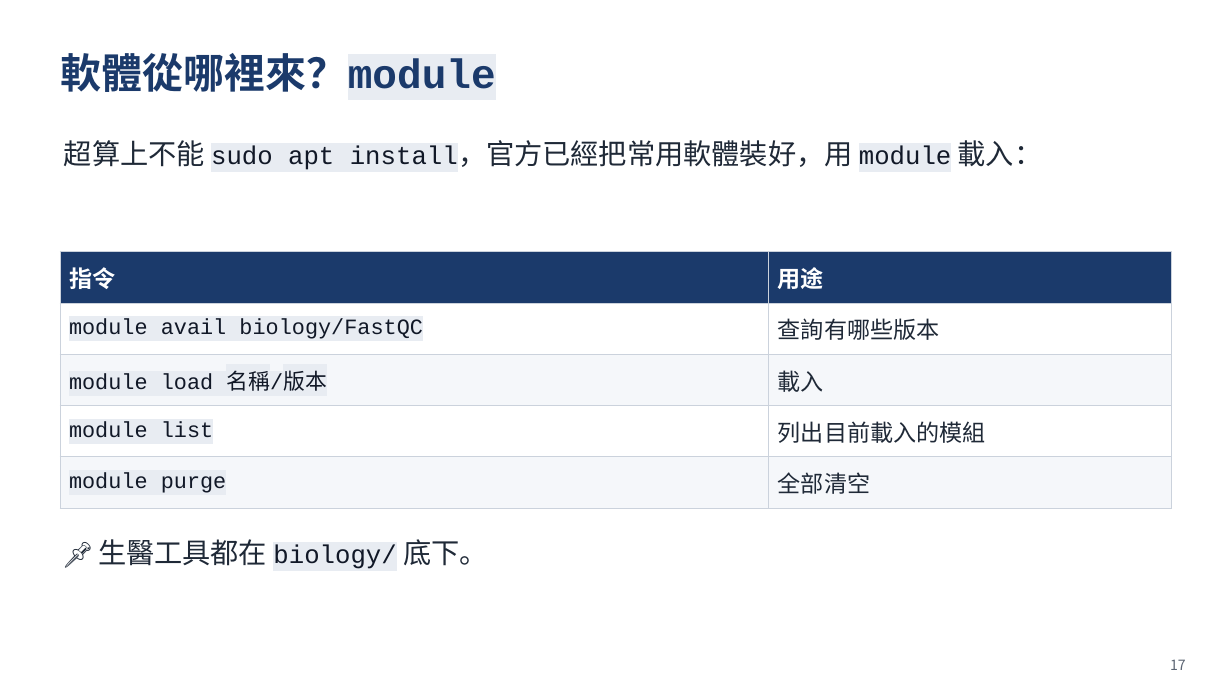
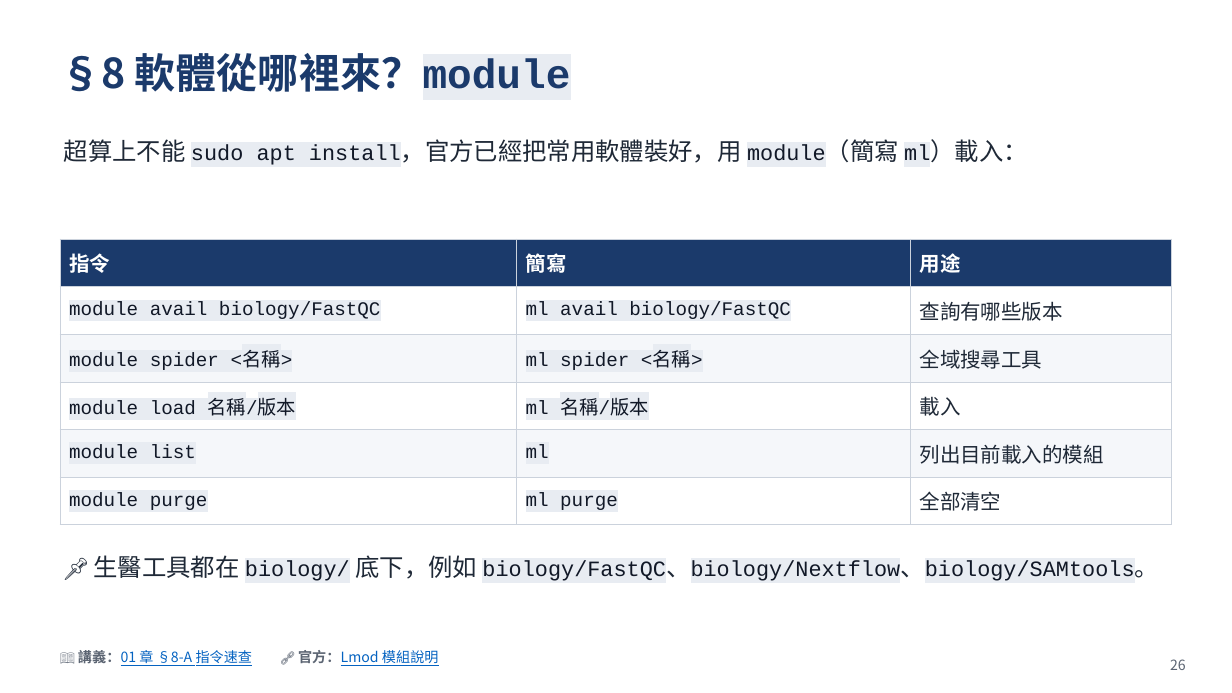
Before and after one commit to gemini960114/Nano4-Docs, a slide deck: slide 26 of slide.pptx (slide 17 before the commit). Drawn at 1232x693 pixels with LibreOffice and Linux fonts; fonts in the diff are those of the drawing. Boxes give left, top, right and bottom in pixels: in the first picture for what was removed or moved away, otherwise in the second. Text is boxed around its words. In the diff, an @@ line names an element or a change of style, - is before the commit and + after.

```diff
--- a/slide.pptx
+++ b/slide.pptx
@@ text at [60,53,571,92]: text changed @@
-軟體從哪裡來？module
+§8 軟體從哪裡來？module
@@ text at [64,139,1027,165]: text changed; size 22 to 19 pt @@
-超算上不能 sudo apt install，官方已經把常用軟體裝好，用 module 載入：
+超算上不能 sudo apt install，官方已經把常用軟體裝好，用 module（簡寫 ml）載入：
@@ table at [60,239,1172,515] @@
-指令 | 用途
-module avail biology/FastQC | 查詢有哪些版本
-module load 名稱/版本 | 載入
-module list | 列出目前載入的模組
-module purge | 全部清空
+指令 | 簡寫 | 用途
+module avail biology/FastQC | ml avail biology/FastQC | 查詢有哪些版本
+module spider <名稱> | ml spider <名稱> | 全域搜尋工具
+module load 名稱/版本 | ml 名稱/版本 | 載入
+module list | ml | 列出目前載入的模組
+module purge | ml purge | 全部清空
@@ table: place and size @@
-table at [60,252,1172,498]
+table at [60,239,1172,515]
@@ text at [93,555,1159,581]: text changed; size 22 to 17 pt; font Noto Sans CJK TC to Courier New; text colour #1F2937 to #111827 @@
-📌 生醫工具都在 biology/ 底下。
+📌 生醫工具都在 biology/ 底下，例如 biology/FastQC、biology/Nextflow、biology/SAMtools。
@@ text added at [78,648,439,666], 11 pt, text #0563C1, underline @@
+📖 講義：01 章 §8-A 指令速查 🔗 官方：Lmod 模組說明
@@ text at [1170,659,1186,670]: text changed @@
-17
+26
```
Also in this commit, not shown: 51 other slides changed, 19 slides added, 1 other file.
